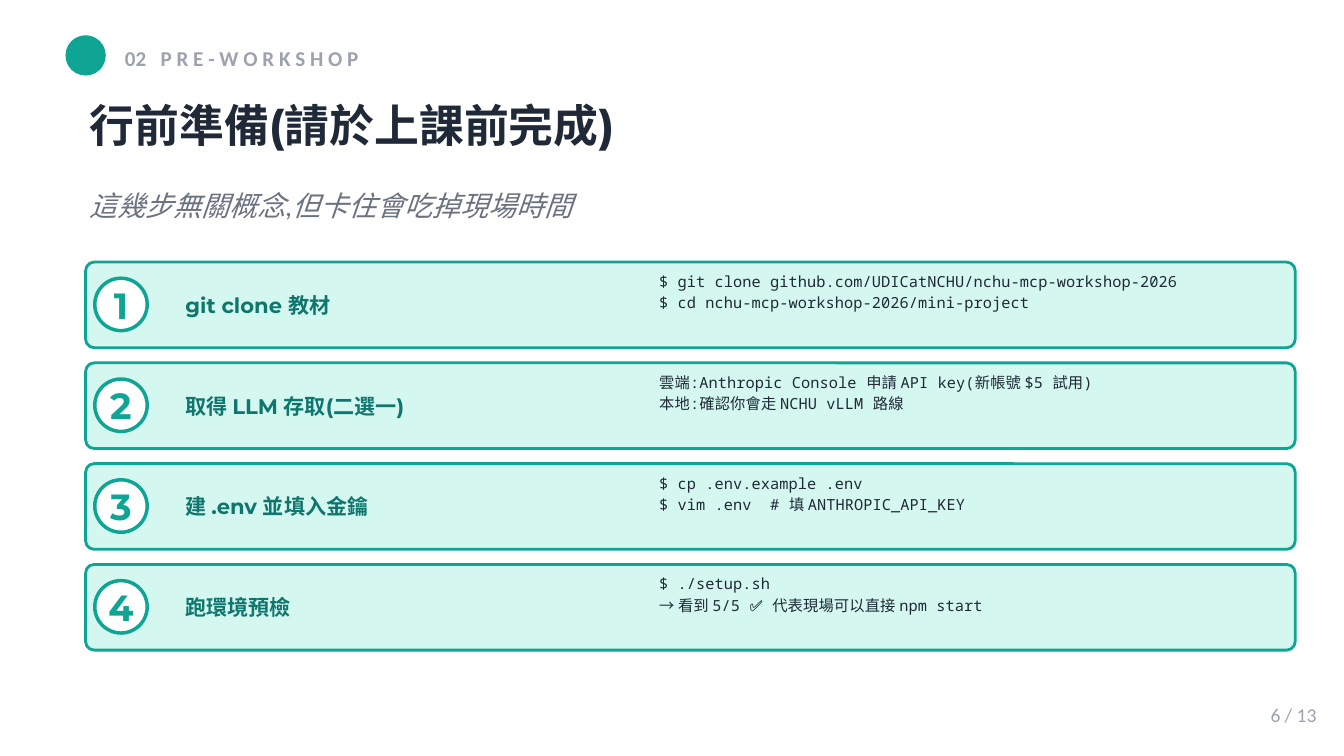
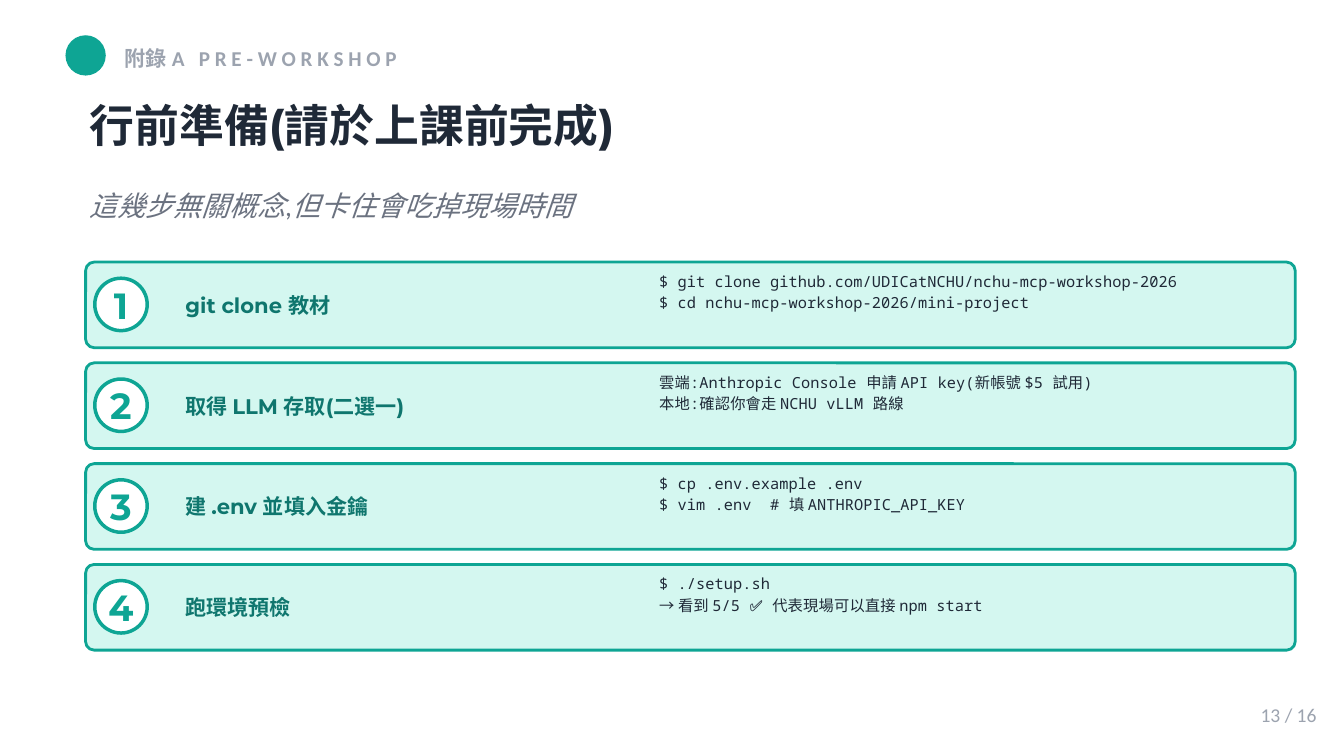
Before and after one commit to mjib007/nchu-mcp-workshop-2026, a slide deck: slide 13 of slides/04-hands-on-lab.pptx (slide 6 before the commit). Drawn at 1344x756 pixels with LibreOffice and Linux fonts; fonts in the diff are those of the drawing. Boxes give left, top, right and bottom in pixels: in the first picture for what was removed or moved away, otherwise in the second. Text is boxed around its words. In the diff, an @@ line names an element or a change of style, - is before the commit and + after.

```diff
--- a/slides/04-hands-on-lab.pptx
+++ b/slides/04-hands-on-lab.pptx
@@ text at box(125, 48, 396, 68): text changed @@
-02 P R E - W O R K S H O P
+附錄 A P R E - W O R K S H O P
@@ text at box(1261, 709, 1317, 722): text changed @@
-6 / 13
+13 / 16
```
Also in this commit, not shown: 11 other slides changed, 3 slides added, 1 other file.
